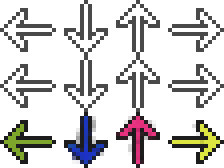
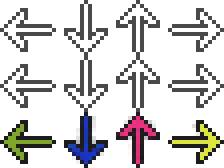
Layered file, before and after one edit (224 × 168). Changes by layer:
painted on "Layer 1 copy" over [72, 120, 204, 164]
